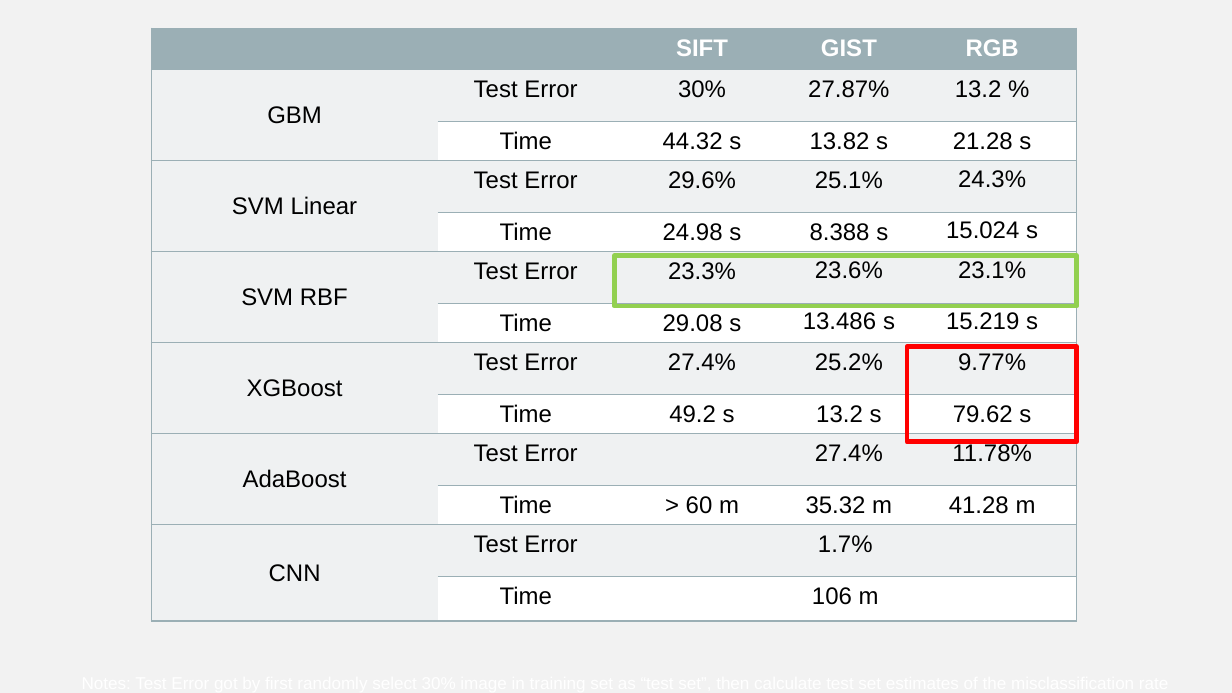
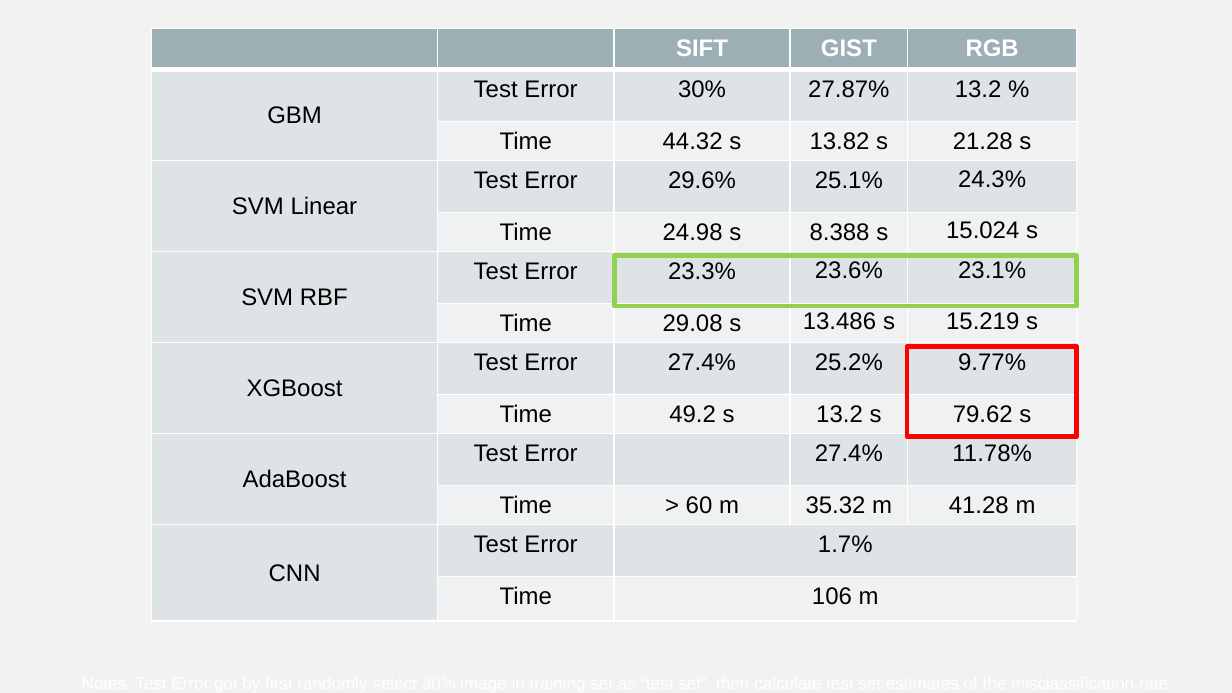
Before and after one commit to JingyiWang3/Predictive-Analytics-on-Image-Data, a slide deck: slide 11 of doc/Group9_Presentation.pptx. Drawn at 1232x693 pixels with LibreOffice and Linux fonts; fonts in the diff are those of the drawing. Boxes give left, top, right and bottom in pixels: in the first picture for what was removed or moved away, otherwise in the second. Text is boxed around its words. In the diff, an @@ line names an element or a change of style, - is before the commit and + after.

```diff
--- a/doc/Group9_Presentation.pptx
+++ b/doc/Group9_Presentation.pptx
@@ table at [152, 28, 1076, 626] @@
@@ fill #EFF2F3 to #DEE3E5 in 28 cells @@
@@ fill #FFFFFF to #EFF2F3 in 22 cells @@
@@ borders changed @@
@@ rectangle: place and size @@
-rectangle at [907, 347, 1077, 442]
+rectangle at [907, 347, 1077, 437]
```
Also in this commit, not shown: 3 other slides changed, 3 other files.
